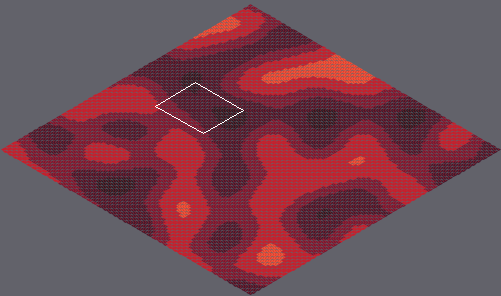
Tiled map: marswars/resources/mapAssets/loadmap.tmx. The first picture is a wide view before the edit; the outline marks the close-up.
Close-up. Before the edit:
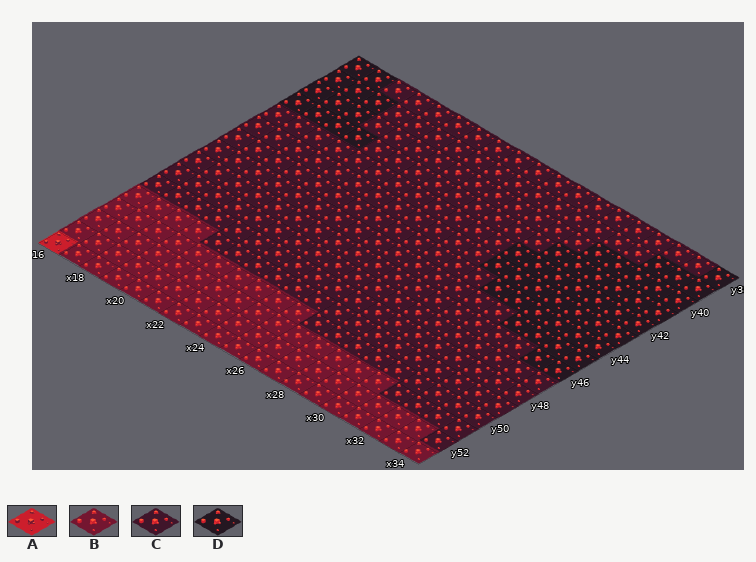
Cells are 55x32 px. Isometric: x runs down to the right, y down to the left. Shown: x 16..34, y 38..53. The commit also changed other parts of the map, which this record leaves out.
Key: from "tileset1": A 11 "mars007", B 12 "mars008", C 13 "mars009", D 14 "mars010".
_ is an empty cell.
Layer "Tile Layer 1" before, first column x 16:
38 DDCCCCCCCCCCCCCCCCD
39 DDDCCCCCCCCCCCCCDDD
40 DDDCCCCCCCCCCCDDDDD
41 DDDDCCCCCCCCCDDDDDD
42 CCCCCCCCCCCCDDDDDDD
43 CCCCCCCCCCCCDDDDDDD
44 CCCCCCCCCCCCCDDDDDD
45 CCCCCCCCCCCCCCCDDDD
46 CCCCCCCCCCCCCCCCCDD
47 CCCCCCCCCCCCCCCCCCC
48 CCCCCCCCCCCCCCCCCCC
49 BBBBCCCCCCCCCCCCCCC
50 BBBBBBBBBBCCCCCCCCC
51 BBBBBBBBBBBBBBBCCCC
52 BBBBBBBBBBBBBBBBBBC
53 ABBBBBBBBBBBBBBBBBB
New version:
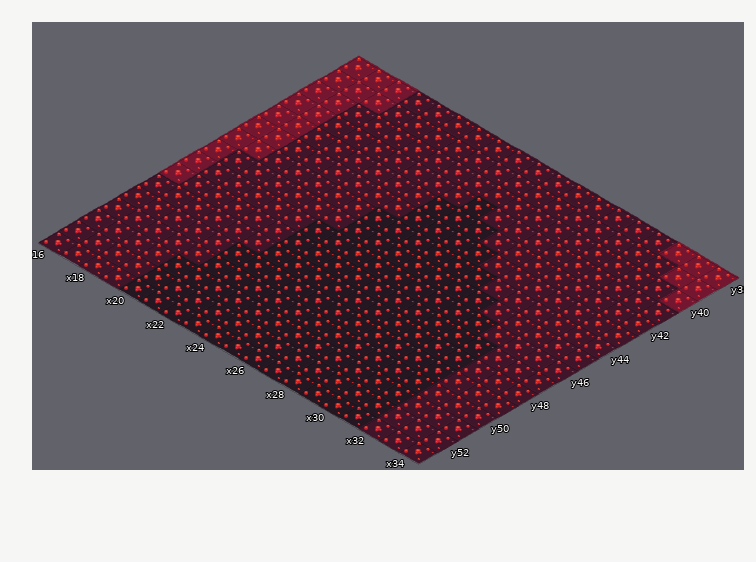
Difference:
{"where": "layer \"Tile Layer 1\""}
{"y":38,"x":16,"old":"DDC","new":"BBB"}
{"y":38,"x":32,"old":"CCD","new":"BBB"}
{"y":39,"x":16,"old":"DDD","new":"BBB"}
{"y":39,"x":32,"old":"DDD","new":"CBB"}
{"y":40,"x":16,"old":"DDD","new":"BBC"}
{"y":40,"x":30,"old":"DDDDD","new":"CCCCB"}
{"y":41,"x":16,"old":"DDDD","new":"BBCC"}
{"y":41,"x":25,"old":"C","new":"D"}
{"y":41,"x":29,"old":"DDDDDD","new":"CCCCCC"}
{"y":42,"x":16,"old":"CC","new":"BB"}
{"y":42,"x":24,"old":"CCC","new":"DDD"}
{"y":42,"x":28,"old":"DDDDDDD","new":"CCCCCCC"}
{"y":43,"x":16,"old":"CC","new":"BB"}
{"y":43,"x":24,"old":"CCCCDDDDDDD","new":"DDDDCCCCCCC"}
{"y":44,"x":16,"old":"CC","new":"BB"}
{"y":44,"x":23,"old":"CCCCCCDDDDDD","new":"DDDDDDCCCCCC"}
{"y":45,"x":16,"old":"C","new":"B"}
{"y":45,"x":23,"old":"CCCCCCC","new":"DDDDDDD"}
{"y":45,"x":31,"old":"DDDD","new":"CCCC"}
{"y":46,"x":16,"old":"C","new":"B"}
{"y":46,"x":22,"old":"CCCCCCCCC","new":"DDDDDDDDD"}
{"y":46,"x":33,"old":"DD","new":"CC"}
{"y":47,"x":16,"old":"C","new":"B"}
{"y":47,"x":22,"old":"CCCCCCCCCC","new":"DDDDDDDDDD"}
{"y":48,"x":22,"old":"CCCCCCCCCC","new":"DDDDDDDDDD"}
{"y":49,"x":16,"old":"BBBB","new":"CCCC"}
{"y":49,"x":21,"old":"CCCCCCCCCCC","new":"DDDDDDDDDDD"}
{"y":50,"x":16,"old":"BBBBBBBBBBCCCCCC","new":"CCCCCDDDDDDDDDDD"}
{"y":51,"x":16,"old":"BBBBBBBBBBBBBBBC","new":"CCCCDDDDDDDDDDDD"}
{"y":52,"x":16,"old":"BBBBBBBBBBBBBBBBBB","new":"CCCCDDDDDDDDDDDDCC"}
{"y":53,"x":16,"old":"ABBBBBBBBBBBBBBBBBB","new":"CCCCDDDDDDDDDDDDCCC"}
